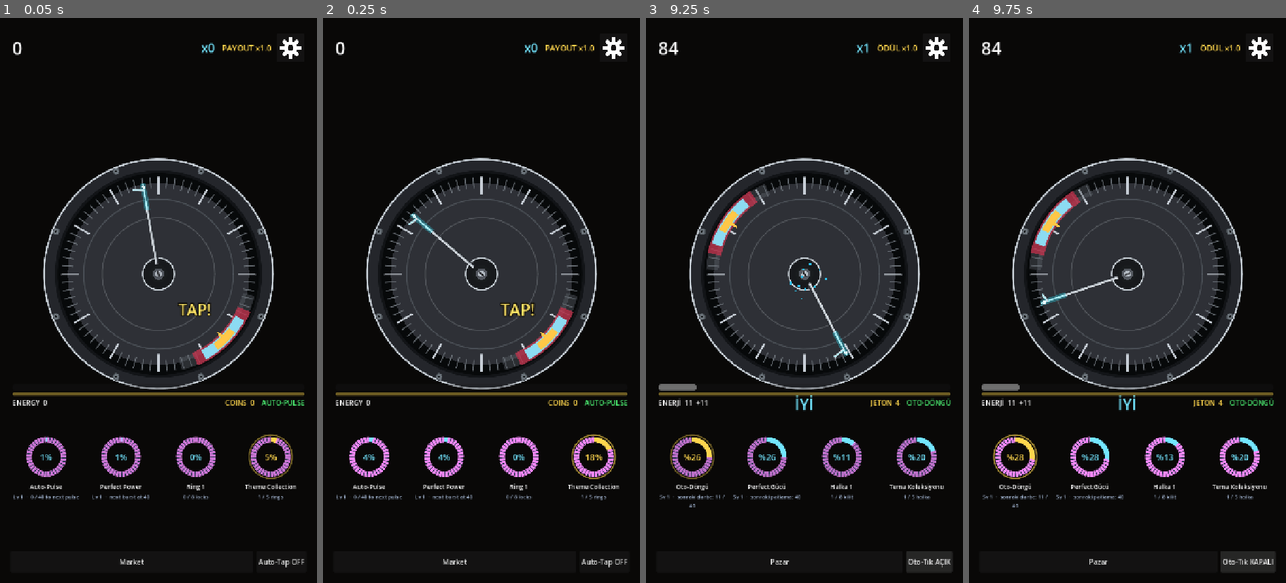
Above: before the commit, frames 1-4 (left to right).
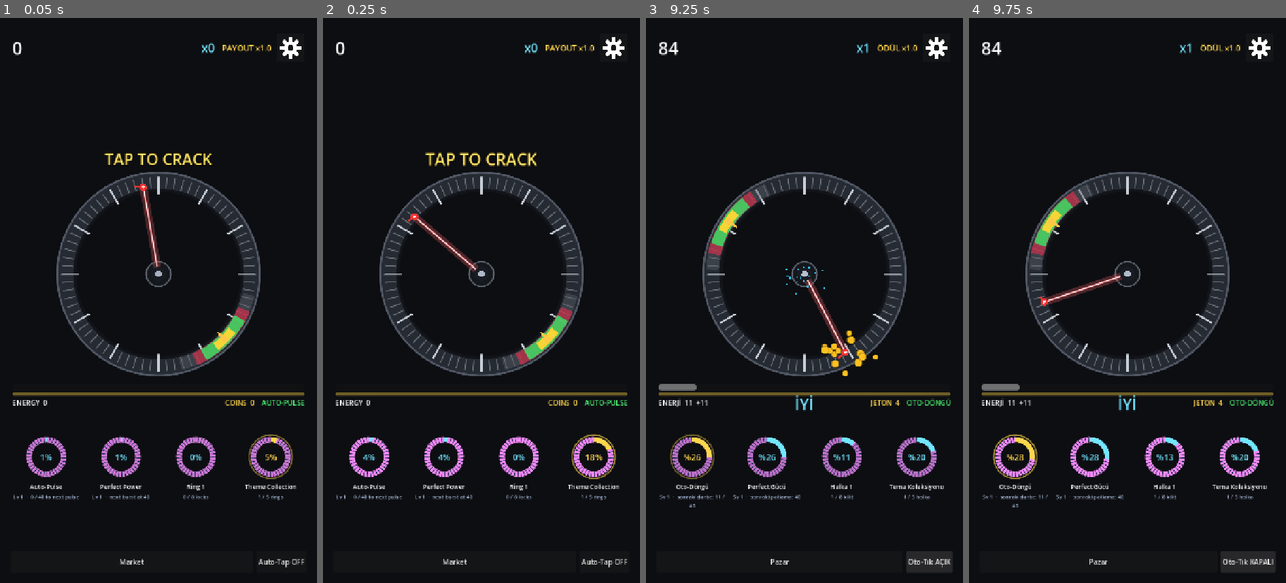
Above: after the commit, the same moments.

Repository: AvareGameStudio/loop-engine
Game: Godot game, scene res://scenes/Main.tscn
Two runs of this game, one before a commit and one after it. Both use one fixed random seed, a clock stepped at 60 frames per second and the inputs below.
Inputs (mouse positions are in pixels of both pictures, inside the frame that each line leads up to):
- Up to frame 1 (0.05 s): no input
- Up to frame 2 (0.25 s): no input
- Up to frame 3 (9.25 s): click "Market" at 0.5 s; tap Enter at 1.25, 2 s; move the mouse to (788, 413) at 1.27 s; press the mouse at (788, 413) at 1.28 s; move the mouse to (899, 385) at 2.02 s; release the mouse at (899, 385) at 2.03 s; click (899, 385) at 2.1 s; click (937, 46) at 2.75 s; click "English" at 3.5 s; click "Türkçe" at 4.25 s; click "Ses" at 5 s; click "Titreşim" at 5.75 s; click "Kapat" at 6.5 s; click "Pazar" at 7.25 s; click "Kapat" at 8 s; click "Oto-Tık KAPALI" at 8.75 s
- Up to frame 4 (9.75 s): click "Oto-Tık AÇIK" at 9.5 s

The runs differ from the first frame. In frame 1, 20% of the frame differs, in the area x 13-87%, y 23-66%; in frame 2, 21%; in frame 3, 20%; in frame 4, 20%.

Commit message:
Draw the vault dial and laser needle so a crack reads on screen.
The steel ring, red tip, green gate, and gold coin burst are in the scenes and shaders, not only in the hit logic.

Co-authored-by: Cursor <cursoragent@cursor.com>

Diff:
--- a/project.godot
+++ b/project.godot
@@ -60,4 +60,4 @@
 renderer/rendering_method="gl_compatibility"
 renderer/rendering_method.mobile="gl_compatibility"
 textures/vram_compression/import_etc2_astc=true
-environment/defaults/default_clear_color=Color(0.043, 0.063, 0.125, 1)
+environment/defaults/default_clear_color=Color(0.051, 0.055, 0.071, 1)
--- a/scenes/ClaimPopup.tscn
+++ b/scenes/ClaimPopup.tscn
@@ -84,24 +84,21 @@
 text = "CLAIM_LATER"
 
 [node name="CoinConfetti" type="CPUParticles2D" parent="."]
-position = Vector2(360, 560)
+position = Vector2(360, 200)
 z_index = 5
 emitting = false
-amount = 160
-lifetime = 1.8
+amount = 40
+lifetime = 1.6
 one_shot = true
-explosiveness = 0.88
-randomness = 0.5
-lifetime_randomness = 0.3
+explosiveness = 0.85
+randomness = 0.45
 emission_shape = 3
-emission_rect_extents = Vector2(340, 420)
+emission_rect_extents = Vector2(340, 40)
 direction = Vector2(0, 1)
-spread = 50.0
-gravity = Vector2(0, 720)
-initial_velocity_min = 80.0
-initial_velocity_max = 360.0
-angular_velocity_min = -240.0
-angular_velocity_max = 240.0
-scale_amount_min = 0.7
-scale_amount_max = 1.5
-color = Color(1, 1, 1, 1)
+spread = 28.0
+gravity = Vector2(0, 980)
+initial_velocity_min = 40.0
+initial_velocity_max = 180.0
+scale_amount_min = 0.8
+scale_amount_max = 1.4
+color = Color(1, 0.843137, 0, 1)
--- a/scenes/GameWorld.tscn
+++ b/scenes/GameWorld.tscn
@@ -11,12 +11,12 @@
 
 [sub_resource type="ShaderMaterial" id="ShaderMaterial_flash"]
 shader = ExtResource("6_flash")
-shader_parameter/flash_color = Color(1, 1, 1, 1)
+shader_parameter/flash_color = Color(1, 0.2, 0.2, 1)
 shader_parameter/amount = 0.0
 
 [sub_resource type="ShaderMaterial" id="ShaderMaterial_glow"]
 shader = ExtResource("7_glow")
-shader_parameter/glow_color = Color(1, 0.84, 0.28, 1)
+shader_parameter/glow_color = Color(0.2, 0.9, 0.4, 1)
 shader_parameter/pulse = 0.0
 shader_parameter/intensity = 0.0
 
@@ -45,7 +45,7 @@
 grow_horizontal = 2
 grow_vertical = 2
 mouse_filter = 2
-color = Color(0.035, 0.032, 0.03, 1)
+color = Color(0.051, 0.055, 0.071, 1)
 
 [node name="Camera2D" type="Camera2D" parent="."]
 position = Vector2(360, 560)
--- a/scripts/audio/SoundManager.gd
+++ b/scripts/audio/SoundManager.gd
@@ -10,8 +10,8 @@
 var _cache: Dictionary[Vector2i, AudioStreamWAV] = {}
 const PITCH_STEP: float = 0.08
 const PITCH_CAP: float = 1.8
-## Consecutive Perfects this level. A miss or a new ring resets the climb.
-var streak_count: int = 0
+## Consecutive successful hits this level. A miss or a new run resets the climb.
+var current_streak: int = 0
 
 
 func _ready() -> void:
@@ -29,30 +29,33 @@
 
 
 func _on_run_started() -> void:
-	streak_count = 0
+	current_streak = 0
 	play_tone(392.0, 0.12, 0.2)
 
 
 func _on_stage_cleared(_index: int, _payout: int) -> void:
-	streak_count = 0
+	current_streak = 0
 	play_tone(523.25, 0.18, 0.3)
 
 
-## Perfects climb: pitch = 1 + streak * 0.08, capped at 1.8. Anything else breaks it.
+## Successful hits climb: pitch = min(1 + streak * 0.08, 1.8). A miss breaks it.
 func _on_tap(result: Dictionary) -> void:
 	var grade_name: String = String(result.get("grade_name", ""))
 	match grade_name:
-		"perfect":
-			streak_count += 1
-			var pitch: float = minf(PITCH_CAP, 1.0 + float(streak_count) * PITCH_STEP)
-			var power: float = MetaUpgrade.perfect_power()
-			var volume: float = 0.32 * lerpf(1.0, 1.4, clampf((power - 1.0) / 1.5, 0.0, 1.0))
-			play_tone(740.0, 0.09, volume, pitch)
-		"good":
-			streak_count = 0
-			play_tone(520.0, 0.08, 0.26)
+		"perfect", "good":
+			current_streak += 1
+			var base_pitch: float = 1.0
+			var pitch_increment: float = PITCH_STEP
+			var max_pitch: float = PITCH_CAP
+			var pitch: float = minf(base_pitch + float(current_streak) * pitch_increment, max_pitch)
+			var base_freq: float = 740.0 if grade_name == "perfect" else 520.0
+			var volume: float = 0.26
+			if grade_name == "perfect":
+				var power: float = MetaUpgrade.perfect_power()
+				volume = 0.32 * lerpf(1.0, 1.4, clampf((power - 1.0) / 1.5, 0.0, 1.0))
+			play_tone(base_freq, 0.09, volume, pitch)
 		"near_miss", "miss":
-			streak_count = 0
+			current_streak = 0
 			if grade_name == "miss":
 				play_tone(110.0, 0.2, 0.35)
 
--- a/scripts/ui/ClaimPopup.gd
+++ b/scripts/ui/ClaimPopup.gd
@@ -61,6 +61,7 @@
 	tw.set_ignore_time_scale(true)
 	tw.tween_property(panel, "scale", Vector2.ONE, 0.22).set_trans(Tween.TRANS_BACK).set_ease(Tween.EASE_OUT)
 	coin_confetti.restart()
+	coin_confetti.emitting = true
 
 
 func _on_vault(amount: int, _delta: int) -> void:
@@ -83,7 +84,7 @@
 	_count_tween = create_tween()
 	_count_tween.set_pause_mode(Tween.TWEEN_PAUSE_PROCESS)
 	_count_tween.set_ignore_time_scale(true)
-	_count_tween.tween_method(_set_counted_amount, 0.0, float(target), 0.55).set_trans(Tween.TRANS_QUAD).set_ease(Tween.EASE_OUT)
+	_count_tween.tween_method(_set_counted_amount, 0.0, float(target), 0.8).set_trans(Tween.TRANS_QUAD).set_ease(Tween.EASE_OUT)
 
 
 func _set_counted_amount(value: float) -> void:
@@ -105,20 +106,14 @@
 
 
 func _make_coin_texture() -> Texture2D:
-	var img := Image.create(32, 32, false, Image.FORMAT_RGBA8)
+	# White disc so the scene color (#ffd700) is the gold the player sees.
+	var img := Image.create(16, 16, false, Image.FORMAT_RGBA8)
 	img.fill(Color(0, 0, 0, 0))
-	var center := Vector2(15.5, 15.5)
-	for y in 32:
-		for x in 32:
-			var d: float = Vector2(x, y).distance_to(center)
-			if d > 14.0:
-				continue
-			var col := Color(1.0, 0.84, 0.28, 1)
-			if d > 11.2:
-				col = Color(0.62, 0.4, 0.08, 1)
-			elif d < 4.5:
-				col = Color(1.0, 0.96, 0.7, 1)
-			img.set_pixel(x, y, col)
+	var center := Vector2(7.5, 7.5)
+	for y in 16:
+		for x in 16:
+			if Vector2(x, y).distance_to(center) <= 7.0:
+				img.set_pixel(x, y, Color(1, 1, 1, 1))
 	return ImageTexture.create_from_image(img)
 
 
--- a/scripts/vfx/Juice.gd
+++ b/scripts/vfx/Juice.gd
@@ -9,9 +9,10 @@
 @export var glow: CanvasItem
 ## Particle buffer size; individual bursts scale down via amount_ratio.
 @export var max_burst: int = 64
-## Ring clear: world drops to this scale, then returns before the next beat.
-const RING_TIME_SCALE: float = 0.2
-const RING_SLOWMO_SEC: float = 0.3
+## Ring clear: hold this scale, then restore after RING_SLOWMO_SEC real seconds.
+const RING_TIME_SCALE: float = 0.15
+const RING_SLOWMO_SEC: float = 0.2
+const HIT_ZOOM := Vector2(1.05, 1.05)
 
 var _shake: float = 0.0
 var _base_zoom: Vector2 = Vector2.ONE
@@ -56,16 +57,17 @@
 	match grade:
 		"perfect":
 			_add_shake(7.0 * power)
-			_zoom_punch(1.06 + 0.02 * (power - 1.0))
+			_zoom_punch_success()
 			_bounce_zone()
-			_emit_perfect_sparks()
+			_emit_contact_sparks()
 			_burst(int(28.0 * power), Color(1.0, 0.84, 0.28).lerp(Color(1.0, 0.95, 0.55), clampf(power - 1.0, 0.0, 1.0)))
 			_flash_pointer(0.16 + 0.08 * (power - 1.0), clampf(0.7 + 0.3 * power, 0.7, 1.0))
 			_pulse_glow(1.4 * power)
 		"good":
 			_add_shake(4.0 * intensity)
-			_zoom_punch(1.04)
+			_zoom_punch_success()
 			_bounce_zone()
+			_emit_contact_sparks()
 			_burst(16, Color(0.45, 0.75, 1.0))
 		"near_miss":
 			TimeScale.hitstop(0.18)
@@ -94,15 +96,22 @@
 	_shake = maxf(_shake, amount)
 
 
-## 0.08s camera punch. Real time, so a victory slow-mo doesn't stretch it.
-func _zoom_punch(scale: float) -> void:
-	_punch(scale)
-
-
-## Full ring cleared: TimeScale 0.2 for 0.3s, then back to 1 before the next beat.
+## Successful timing: zoom to 1.05, then ease back to 1.0 over 0.1s.
+func _zoom_punch_success() -> void:
+	if camera == null:
+		return
+	if _zoom_tween:
+		_zoom_tween.kill()
+	camera.zoom = HIT_ZOOM
+	_zoom_tween = create_tween()
+	_zoom_tween.set_ignore_time_scale(true)
+	_zoom_tween.tween_property(camera, "zoom", Vector2.ONE, 0.1).set_trans(Tween.TRANS_CUBIC).set_ease(Tween.EASE_OUT)
+
+
+## Full ring cleared: 0.15 for 0.2 real seconds, then back to 1.0.
 ## Deferred because the tap handler restores slow-mo at the end of the same call.
 func _on_ring_cleared(_index: int, _payout: int) -> void:
-	_zoom_punch(1.08)
+	_zoom_punch_success()
 	_bounce_zone()
 	_slowmo_token += 1
 	_apply_ring_slowmo.call_deferred(_slowmo_token)
@@ -150,9 +159,9 @@
 	sparks.name = "PerfectSparks"
 	sparks.one_shot = true
 	sparks.emitting = false
-	sparks.amount = 24
+	sparks.amount = 15
 	sparks.lifetime = 0.4
-	sparks.explosiveness = 0.95
+	sparks.explosiveness = 1.0
 	sparks.randomness = 0.4
 	sparks.spread = 180.0
 	sparks.gravity = Vector2(0, 280)
@@ -179,7 +188,7 @@
 	return ImageTexture.create_from_image(img)
 
 
-func _emit_perfect_sparks() -> void:
+func _emit_contact_sparks() -> void:
 	if pointer == null or _sparks == null:
 		return
 	_sparks.global_position = pointer.to_global(Vector2(pointer.length, 0.0))
--- a/scripts/world/RingArena.gd
+++ b/scripts/world/RingArena.gd
@@ -36,13 +36,10 @@
 		if is_node_ready():
 			pointer.grade = value
 
-var accent := Color(0.55, 0.86, 0.95, 1)
 var danger := Color(1.0, 0.28, 0.42, 1)
 var gold := Color(1.0, 0.78, 0.28, 1)
 ## Outside the near window is a Miss, so this band stays dull steel, never "safe".
 var outer_band_color := Color(0.34, 0.36, 0.39, 0.45)
-var _steel_dark := Color(0.14, 0.15, 0.17, 1)
-var _steel := Color(0.42, 0.45, 0.48, 1)
 var _steel_hi := Color(0.78, 0.81, 0.84, 1)
 
 
@@ -55,11 +52,11 @@
 	pointer.direction = direction
 	_tap = Label.new()
 	_tap.name = "TapPrompt"
-	_tap.text = "TAP!"
+	_tap.text = "TAP TO CRACK"
 	_tap.mouse_filter = Control.MOUSE_FILTER_IGNORE
 	_tap.horizontal_alignment = HORIZONTAL_ALIGNMENT_CENTER
 	_tap.vertical_alignment = VERTICAL_ALIGNMENT_CENTER
-	_tap.size = Vector2(140, 52)
+	_tap.size = Vector2(320, 56)
 	_tap.add_theme_font_size_override("font_size", 34)
 	_tap.add_theme_color_override("font_color", Color(1.0, 0.9, 0.4))
 	_tap.add_theme_color_override("font_outline_color", Color(0.04, 0.03, 0.02))
@@ -67,6 +64,8 @@
 	_tap.visible = false
 	_tap.z_index = 4
 	_tap.pivot_offset = _tap.size * 0.5
+	# Fixed above the dial, not chasing the gate.
+	_tap.position = Vector2(-160.0, -(radius + 78.0))
 	add_child(_tap)
 	EventBus.run_started.connect(_begin_coach)
 	EventBus.run_ended.connect(_end_coach)
@@ -82,10 +81,7 @@
 		return
 	var real_dt: float = delta / maxf(Engine.time_scale, 0.001)
 	_blink = wrapf(_blink + real_dt * 8.0, 0.0, TAU)
-	# Sit on the gate, not the needle, so the eye learns the target.
-	var spot: Vector2 = Vector2.from_angle(target_angle) * (radius * 0.55)
-	_tap.position = spot - _tap.size * 0.5
-	_tap.modulate.a = 1.0 if sin(_blink) > 0.0 else 0.2
+	_tap.modulate.a = 1.0 if sin(_blink) > 0.0 else 0.25
 	var pulse: float = 1.0 + 0.08 * maxf(sin(_blink), 0.0)
 	_tap.scale = Vector2(pulse, pulse)
 
@@ -117,26 +113,24 @@
 
 func _draw() -> void:
 	var center := Vector2.ZERO
-	# Housing: dark well, brushed bezel, machined lip.
-	draw_circle(center, radius + 52.0, Color(0.03, 0.035, 0.04, 1))
-	draw_arc(center, radius + 36.0, 0.0, TAU, 96, _steel_dark, 30.0, true)
-	draw_arc(center, radius + 50.0, 0.0, TAU, 96, _steel_hi, 2.5, true)
-	draw_arc(center, radius + 22.0, 0.0, TAU, 80, Color(0.07, 0.08, 0.09, 1), 5.0, true)
-	draw_circle(center, radius - 4.0, Color(0.18, 0.19, 0.21, 1))
-	draw_arc(center, radius - 40.0, 0.0, TAU, 64, Color(_steel, 0.45), 1.5, true)
-	draw_arc(center, radius - 82.0, 0.0, TAU, 48, Color(_steel_hi, 0.22), 1.2, true)
+	var dial := Color(0.15, 0.17, 0.2)
+	var gate := Color(0.2, 0.9, 0.4, 0.8)
+	# Vault well, then a thick steel combination dial.
+	draw_circle(center, radius + 34.0, Color(0.05, 0.055, 0.07, 1))
+	draw_arc(center, radius, 0.0, TAU, 128, dial, 42.0, true)
+	draw_arc(center, radius + 20.0, 0.0, TAU, 96, Color(0.32, 0.35, 0.4), 3.0, true)
+	draw_arc(center, radius - 20.0, 0.0, TAU, 96, Color(0.07, 0.08, 0.1), 5.0, true)
 	_draw_ticks()
 
 	var near: float = float(windows.near)
 	var red_band: float = near - float(windows.good)
 	_draw_side_bands(near, near + red_band * outer_band_ratio, outer_band_color, ring_width + 8.0)
-	_draw_window_arc(near, danger.lerp(Color(0.25, 0.08, 0.1, 0.5), 0.35), ring_width + 12.0)
-	_draw_window_arc(float(windows.good), accent, ring_width + 4.0)
-	_draw_window_arc(float(windows.perfect), gold, ring_width - 2.0)
+	_draw_window_arc(near, danger.lerp(Color(0.25, 0.08, 0.1, 0.5), 0.35), ring_width + 10.0)
+	_draw_window_arc(float(windows.good), gate, ring_width + 8.0)
+	_draw_window_arc(float(windows.perfect), Color(1.0, 0.84, 0.2, 0.95), ring_width)
 	_draw_gate_tooth()
-	_draw_bolts()
-	draw_circle(center, 36.0, Color(0.09, 0.1, 0.11, 1))
-	draw_arc(center, 36.0, 0.0, TAU, 32, _steel_hi, 2.0, true)
+	draw_circle(center, 28.0, Color(0.08, 0.09, 0.11, 1))
+	draw_arc(center, 28.0, 0.0, TAU, 32, Color(0.35, 0.38, 0.42), 2.0, true)
 
 
 func _draw_ticks() -> void:
@@ -148,14 +142,6 @@
 		var outer := radius + 10.0
 		var col := _steel_hi if major else Color(0.5, 0.53, 0.56, 0.75)
 		draw_line(Vector2.from_angle(angle) * inner, Vector2.from_angle(angle) * outer, col, 2.8 if major else 1.2, true)
-
-
-func _draw_bolts() -> void:
-	for i in 8:
-		var p: Vector2 = Vector2.from_angle(float(i) * TAU / 8.0 + PI / 8.0) * (radius + 42.0)
-		draw_circle(p, 8.0, Color(0.28, 0.3, 0.32, 1))
-		draw_circle(p, 6.2, _steel)
-		draw_circle(p, 2.1, Color(0.1, 0.11, 0.12, 1))
 
 
 ## Inward tooth at the gate: the notch the pick is aiming for.
--- a/scripts/world/RingPointer.gd
+++ b/scripts/world/RingPointer.gd
@@ -49,26 +49,21 @@
 
 
 func _draw() -> void:
-	var col: Color = _grade_color()
 	var tip := Vector2(length, 0.0)
-	var laser: Color = col.lerp(Color.WHITE, 0.62)
-	# Steel shank.
-	draw_line(Vector2(24.0, 1.6), Vector2(length - 34.0, 1.2), Color(0.16, 0.17, 0.19), 7.0, true)
-	draw_line(Vector2(24.0, 0.0), Vector2(length - 34.0, 0.0), Color(0.72, 0.75, 0.78), 3.6, true)
-	draw_line(Vector2(24.0, -1.4), Vector2(length - 34.0, -1.2), Color(0.92, 0.94, 0.96, 0.8), 1.3, true)
-	# Laser core, then the lockpick tooth bent along travel.
-	draw_line(Vector2(length - 52.0, 0.0), tip + Vector2(8.0, 0.0), Color(col, 0.35), 11.0, true)
-	draw_line(Vector2(length - 46.0, 0.0), tip + Vector2(7.0, 0.0), laser, 2.2, true)
-	var tooth := tip + Vector2(-2.0, direction * (18.0 + 8.0 * _flip_flash))
-	draw_line(tip + Vector2(-8.0, 0.0), tooth, Color(0.82, 0.84, 0.87), 3.4, true)
-	draw_line(tip + Vector2(-6.0, direction), tooth, laser, 1.5, true)
-	draw_circle(tip, 3.4, Color.WHITE)
-	draw_circle(tip, 1.6, laser)
-	# Dial knob.
-	draw_circle(Vector2.ZERO, 20.0, Color(0.1, 0.11, 0.12))
-	draw_circle(Vector2.ZERO, 13.0, Color(0.34, 0.36, 0.39))
-	draw_circle(Vector2.ZERO, 7.0, Color(0.72, 0.75, 0.78))
-	draw_line(Vector2(-6.0, 0.0), Vector2(6.0, 0.0), Color(0.08, 0.08, 0.09), 2.0, true)
+	var tip_color := Color(1.0, 0.2, 0.2)
+	var beam := tip_color.lerp(_grade_color(), 0.2)
+	# Soft beam, then a sharp core from the hub out to the dial.
+	draw_line(Vector2(16.0, 0.0), tip, Color(beam, 0.35), 16.0, true)
+	draw_line(Vector2(16.0, 0.0), tip, beam, 3.2, true)
+	draw_line(Vector2(16.0, 0.0), tip, Color(1.0, 0.92, 0.92, 1.0), 1.2, true)
+	# Precision tip. A short tooth still shows travel direction.
+	var tooth := tip + Vector2(4.0, direction * (14.0 + 6.0 * _flip_flash))
+	draw_line(tip, tooth, tip_color, 3.0, true)
+	draw_circle(tip, 8.0, tip_color)
+	draw_circle(tip, 3.2, Color(1.0, 0.9, 0.9))
+	# Hub at the base of the needle.
+	draw_circle(Vector2.ZERO, 16.0, Color(0.1, 0.11, 0.14))
+	draw_circle(Vector2.ZERO, 7.0, Color(0.72, 0.76, 0.82))
 
 
 func _grade_color() -> Color:
--- a/shaders/ring_glow.gdshader
+++ b/shaders/ring_glow.gdshader
@@ -1,7 +1,7 @@
 shader_type canvas_item;
 render_mode unshaded, blend_add;
 
-uniform vec4 glow_color : source_color = vec4(0.2, 0.9, 1.0, 1.0);
+uniform vec4 glow_color : source_color = vec4(0.2, 0.9, 0.4, 1.0);
 uniform float pulse : hint_range(0.0, 6.28) = 0.0;
 uniform float intensity : hint_range(0.0, 3.0) = 1.0;
 
